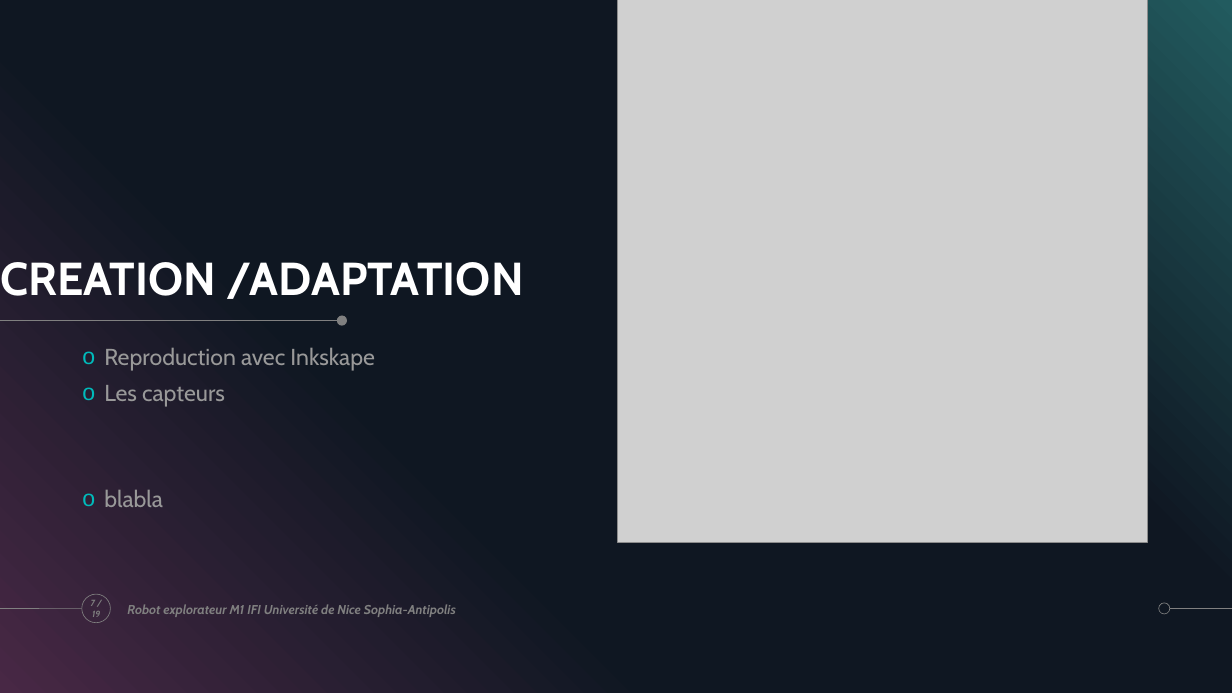
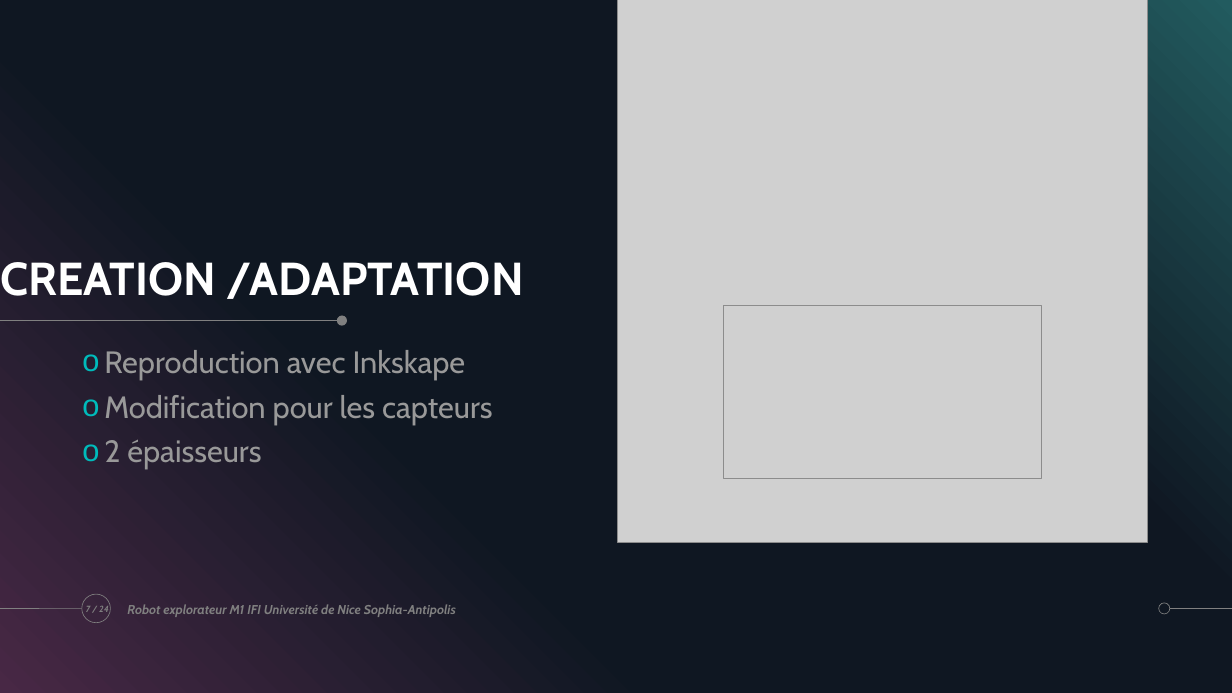
Before and after one commit to ChloeMaccarinelli/TER_M1_S2, a slide deck: slide 7 of doc/Diapo_LOTFI_MACCARINELLI_MARION.pptx. Drawn at 1232x693 pixels with LibreOffice and Linux fonts; fonts in the diff are those of the drawing; grey boxes stand for pictures. Boxes give left, top, right and bottom in pixels: in the first picture for what was removed or moved away, otherwise in the second. Text is boxed around its words. In the diff, an @@ line names an element or a change of style, - is before the commit and + after.

```diff
--- a/doc/Diapo_LOTFI_MACCARINELLI_MARION.pptx
+++ b/doc/Diapo_LOTFI_MACCARINELLI_MARION.pptx
@@ picture added at (724,306,1042,480) @@
@@ text at (104,350,466,380): size 18 to 24 pt in "Reproduction avec Inkskape" @@
@@ text at (104,395,493,469): text changed; size 18 to 24 pt @@
-o Les capteurs
-o blabla
+o Modification pour les capteurs
+o 2 épaisseurs
@@ page number at (86,606,109,615): text changed @@
-7 / 19
+7 / 24
```
Also in this commit, not shown: 5 other slides changed, 5 slides added, 1 other file.
